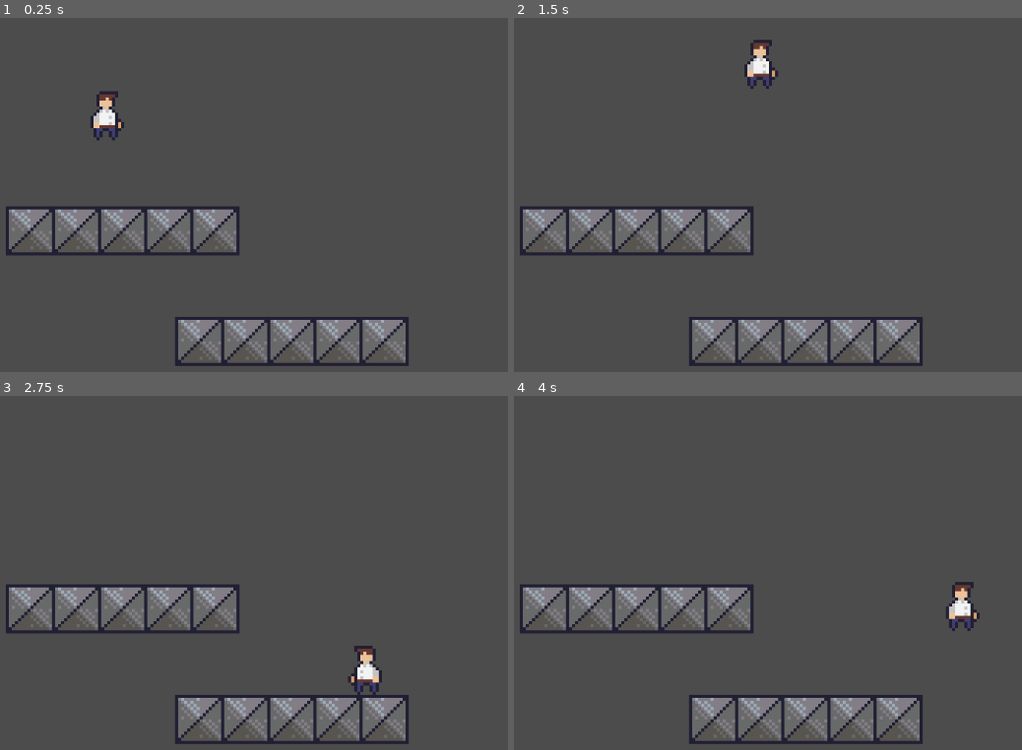
Above: before the commit, frames 1-4 (two rows, left to right).
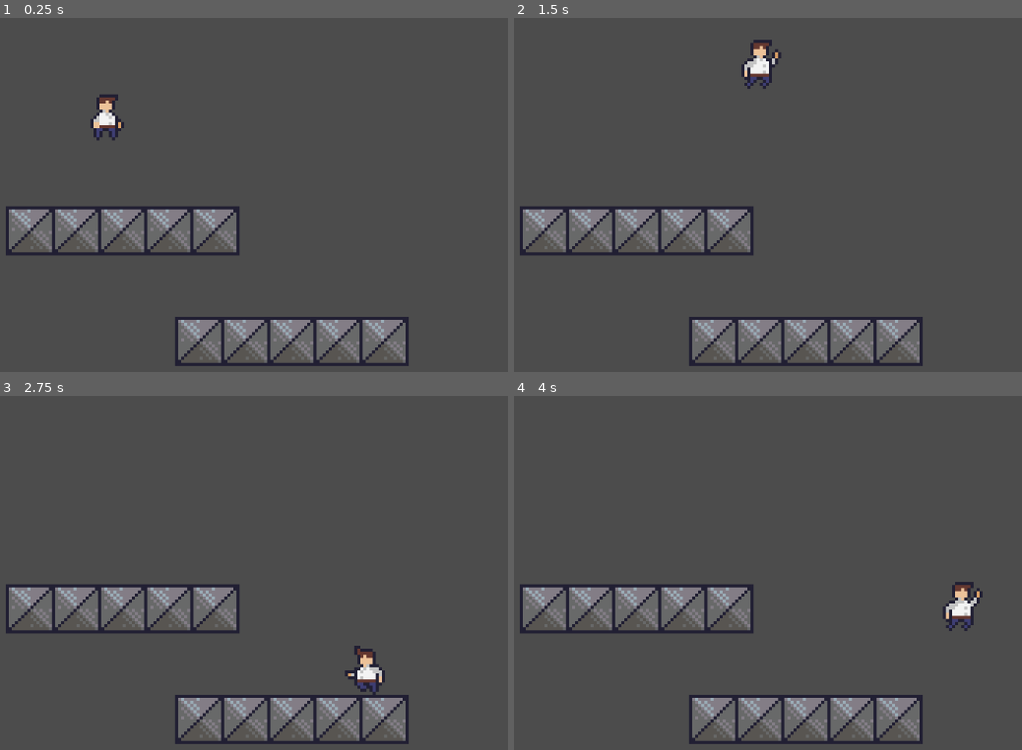
Above: after the commit, the same moments.

Repository: MichaelRRyan/godot-platformer-tutorial
Game: Godot game, scene res://Scenes/Gameplay.tscn
Same seed, same stepped clock (60 frames per second), same inputs: the game is played once before the commit and once after it.
Inputs:
- Up to frame 1 (0.25 s): no input
- Up to frame 2 (1.5 s): hold Right (move_right) from 0.53 s (still down); tap Space (jump) at 0.6, 0.77, 1.07, 1.35 s
- Up to frame 3 (2.75 s): tap Space (jump) at 1.52, 1.82, 2.1 s; release Right (move_right) at 2.03 s; hold Left (move_left) from 2.03 s (still down)
- Up to frame 4 (4 s): release Left (move_left) at 2.78 s; hold Right (move_right) from 2.78 s (still down); tap Space (jump) at 2.85, 3.02, 3.32, 3.6, 3.77 s

The runs differ from the first frame. In frame 1, 0.2% of the frame differs, in the area x 17-24%, y 20-29%; in frame 2, 0.2%; in frame 3, 0.3%, in the area x 67-76%, y 70-85%; in frame 4, 0.3%.

Commit message:
Added basic animations

Diff:
--- a/Scenes/Gameplay.tscn
+++ b/Scenes/Gameplay.tscn
@@ -12,12 +12,38 @@
 atlas = ExtResource( 1 )
 region = Rect2( 16, 0, 16, 16 )
 
+[sub_resource type="AtlasTexture" id=5]
+atlas = ExtResource( 1 )
+region = Rect2( 64, 0, 16, 16 )
+
+[sub_resource type="AtlasTexture" id=6]
+atlas = ExtResource( 1 )
+region = Rect2( 80, 0, 16, 16 )
+
+[sub_resource type="AtlasTexture" id=7]
+atlas = ExtResource( 1 )
+region = Rect2( 32, 0, 16, 16 )
+
+[sub_resource type="AtlasTexture" id=8]
+atlas = ExtResource( 1 )
+region = Rect2( 48, 16, 16, 16 )
+
 [sub_resource type="SpriteFrames" id=3]
 animations = [ {
 "frames": [ SubResource( 1 ), SubResource( 2 ) ],
 "loop": true,
 "name": "idle",
-"speed": 5.0
+"speed": 2.0
+}, {
+"frames": [ SubResource( 5 ), SubResource( 6 ) ],
+"loop": true,
+"name": "jumping",
+"speed": 2.0
+}, {
+"frames": [ SubResource( 7 ), SubResource( 8 ) ],
+"loop": true,
+"name": "running",
+"speed": 6.0
 } ]
 
 [sub_resource type="RectangleShape2D" id=4]
@@ -40,6 +66,8 @@
 [node name="AnimatedSprite" type="AnimatedSprite" parent="Player"]
 frames = SubResource( 3 )
 animation = "idle"
+frame = 1
+playing = true
 
 [node name="CollisionShape2D" type="CollisionShape2D" parent="Player"]
 visible = false
--- a/Scenes/Player.gd
+++ b/Scenes/Player.gd
@@ -16,10 +16,6 @@
 	# Adds gravity.
 	velocity.y = velocity.y + gravity * delta
 
-	# Handles jumping.
-	if is_on_floor() and Input.is_action_just_pressed("jump"):
-		velocity.y = -jump_speed
-
 	# Handles horizontal movement
 	var left = Input.is_action_pressed("move_left")
 	var right = Input.is_action_pressed("move_right")
@@ -29,18 +25,32 @@
 		velocity.x += acceleration * delta
 		$AnimatedSprite.flip_h = false
 
+		if is_on_floor():
+			$AnimatedSprite.play("running")
+
 	# Left movement.
 	elif left and not right:
 		velocity.x -= acceleration * delta
 		$AnimatedSprite.flip_h = true
 
+		if is_on_floor():
+			$AnimatedSprite.play("running")
+
 	# No movement.
 	else:
 		velocity.x -= min(deceleration * delta, abs(velocity.x)) * sign(velocity.x)
+
+		if is_on_floor():
+			$AnimatedSprite.play("idle")
 
 	# Clamps the movement to a max speed.
 	if abs(velocity.x) > max_speed:
 		velocity.x = max_speed * sign(velocity.x)
 
+	# Handles jumping.
+	if is_on_floor() and Input.is_action_just_pressed("jump"):
+		velocity.y = -jump_speed
+		$AnimatedSprite.play("jumping")
+
 	# Applies the velocity.
 	velocity = move_and_slide(velocity, Vector2(0.0, -1.0))
Not shown: 1 places in Scenes/Gameplay.tscn that only renumber resources
